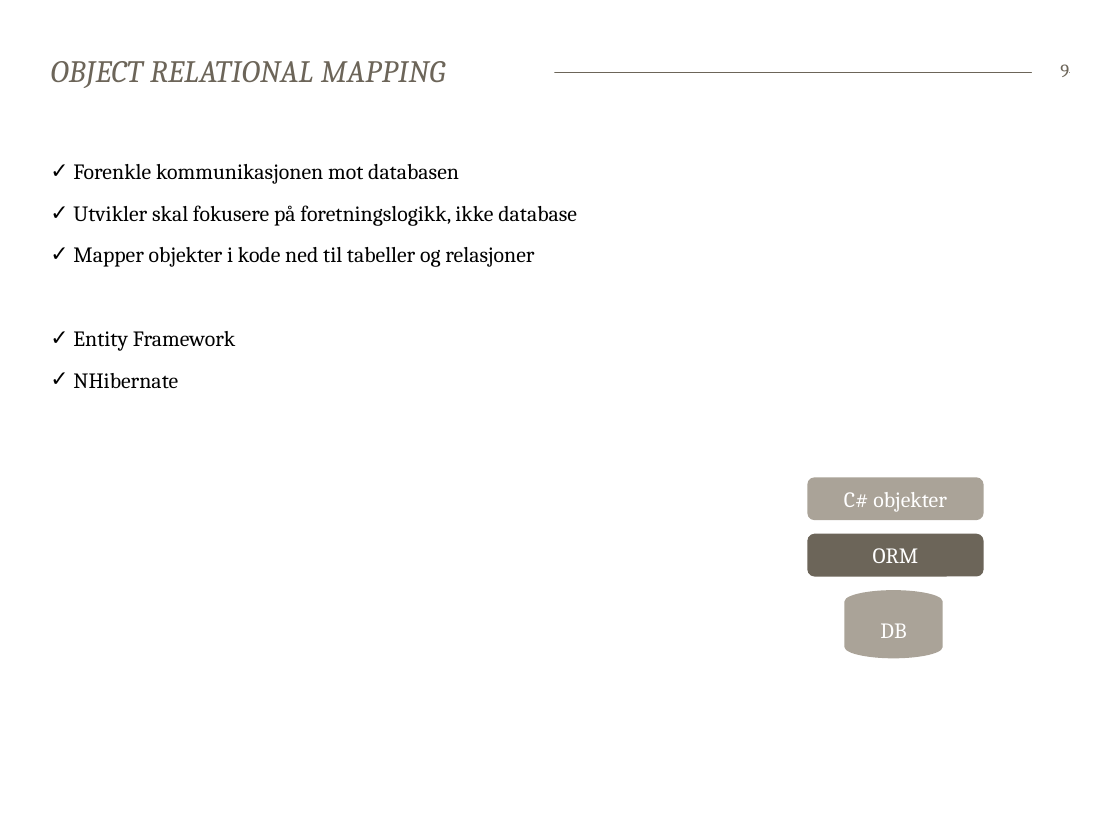
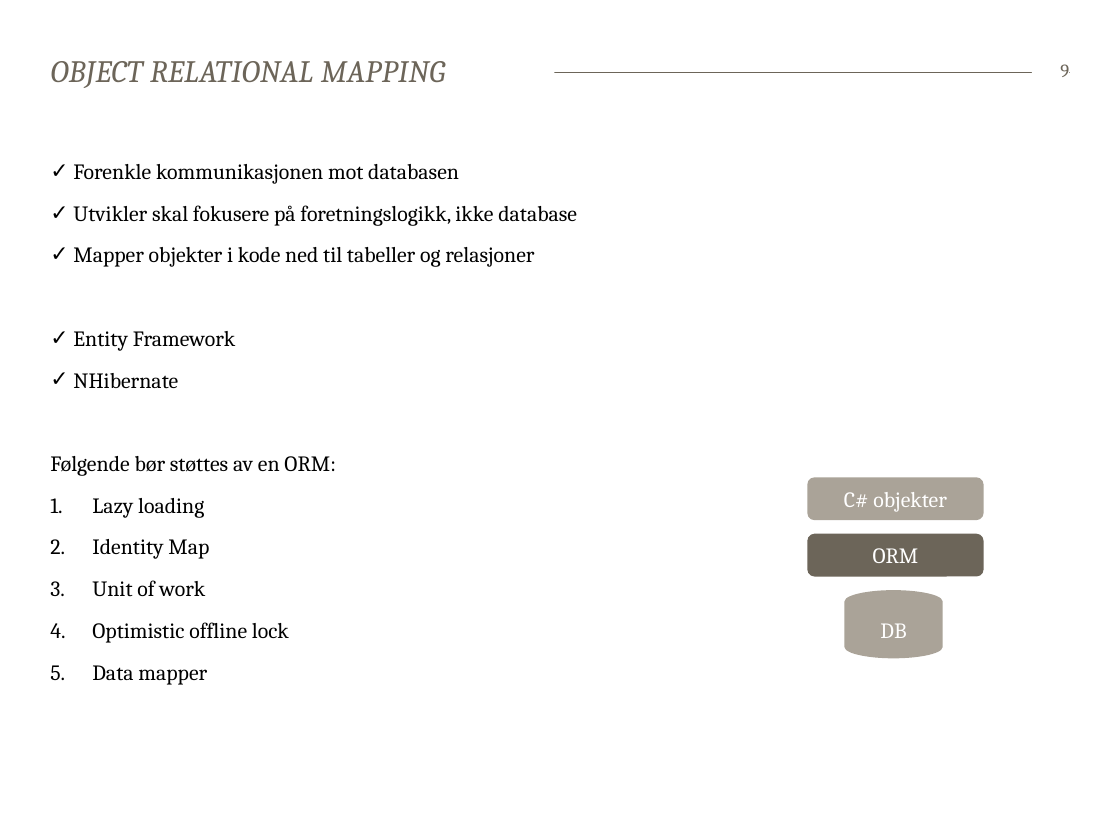
Before and after one commit to bekk/dotnetkurs, a slide deck: slide 9 of persistingData/persistingData.pptx. Drawn at 1120x840 pixels with LibreOffice and Linux fonts; fonts in the diff are those of the drawing. Boxes give left, top, right and bottom in pixels: in the first picture for what was removed or moved away, otherwise in the second. Text is boxed around its words. In the diff, an @@ line names an element or a change of style, - is before the commit and + after.

```diff
--- a/persistingData/persistingData.pptx
+++ b/persistingData/persistingData.pptx
@@ text at bbox=[50, 456, 336, 685]: paragraphs added @@
+Følgende bør støttes av en ORM:
+1. Lazy loading
+2. Identity Map
+3. Unit of work
+4. Optimistic offline lock
+5. Data mapper
```
Also in this commit, not shown: 3 other slides changed, 4 slides added, 2 slides removed, 16 other files.
